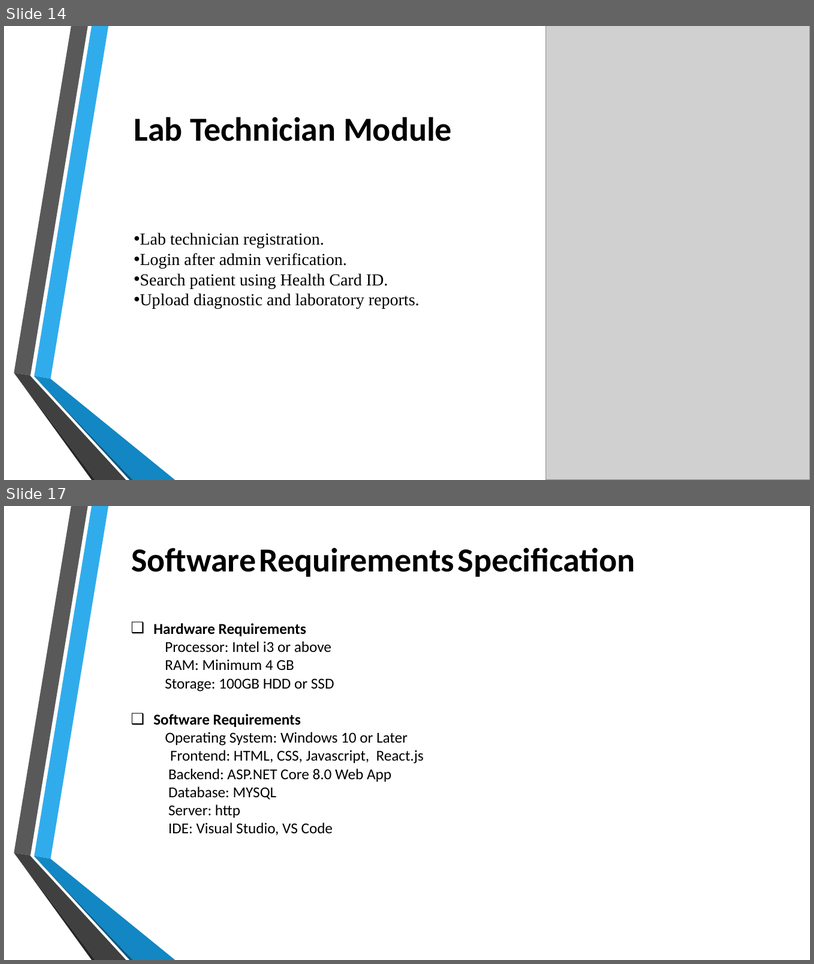
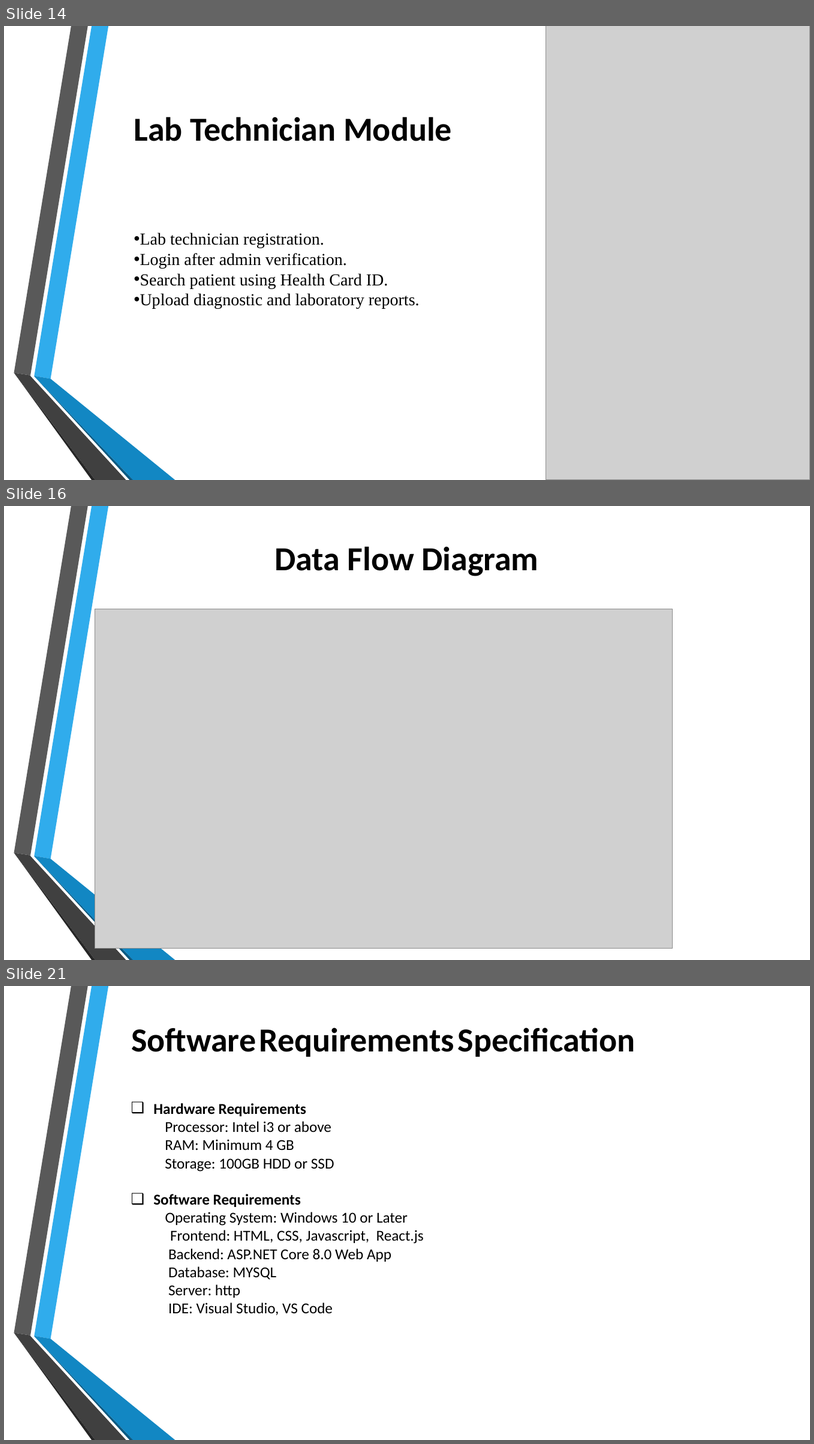
Before and after one commit to kedar3016/DIGITAL_HEALTH_CARD, a slide deck: Digital Health Card.pptx. Shown one above the other, each under a label of ours: slides 14 and 17 before the commit, slides 14, 16 and 21 after it; the slides between them are not shown. The pictures are 814x964 and 814x1444 pixels, drawn with LibreOffice and Linux fonts; fonts in the diff are those of the drawing; grey boxes stand for pictures; background and template pictures are left out. Boxes give left, top, right and bottom in pixels: in the first picture for what was removed or moved away, otherwise in the second. Text is boxed around its words. In the diff, an @@ line names an element or a change of style, - is before the commit and + after.

```diff
--- a/Digital Health Card.pptx
+++ b/Digital Health Card.pptx
@@ slide 16 added at [4, 506, 810, 960], background picture (left out); not listed: 6 template elements that a slide beside it also shows @@
@@ text added at [275, 546, 539, 576], 40 pt, text #000000, bold @@
+Data Flow Diagram
@@ picture added at [95, 609, 673, 948] @@
@@ what was slide 17 is now slide 21 @@
```
Also in this commit, not shown: 3 slides changed, 3 other slides added, 2 other files.
